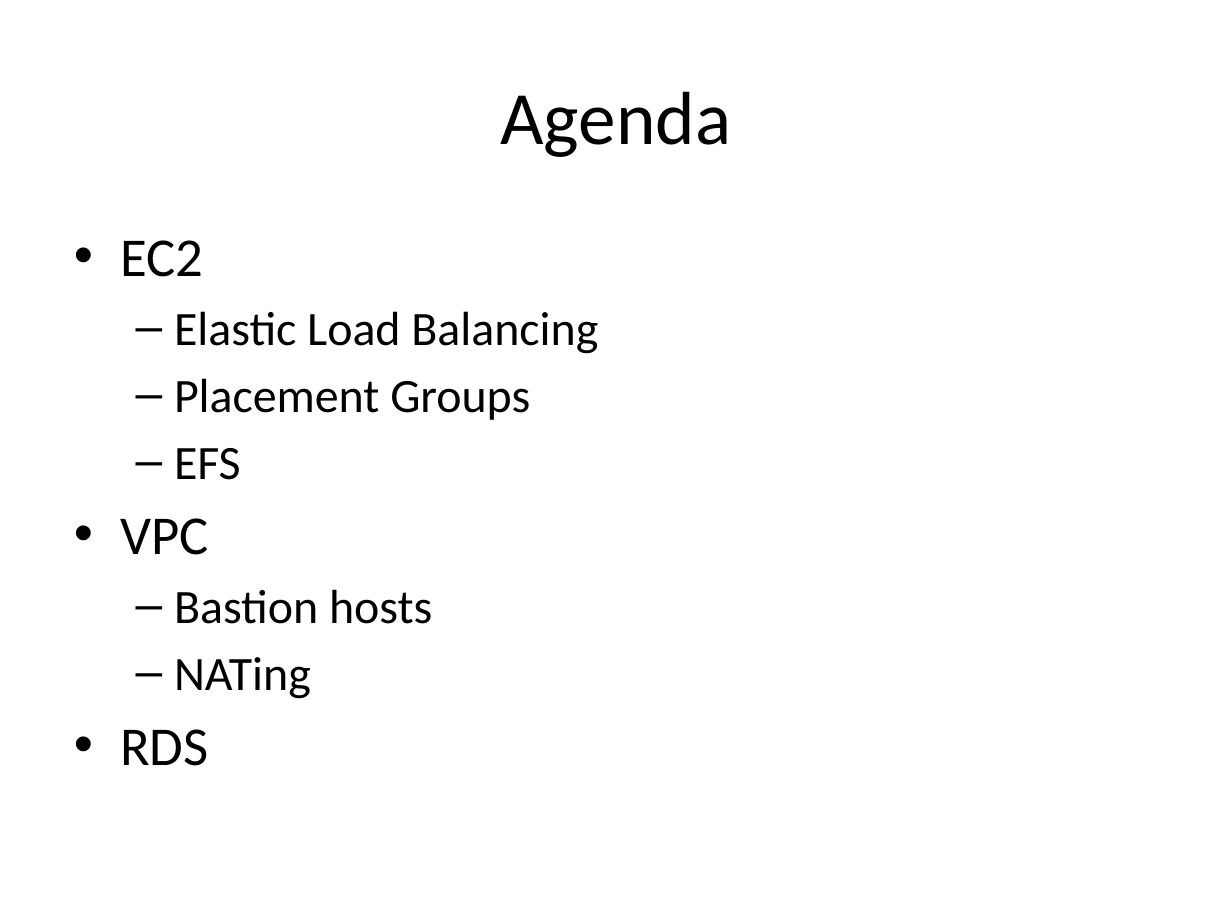
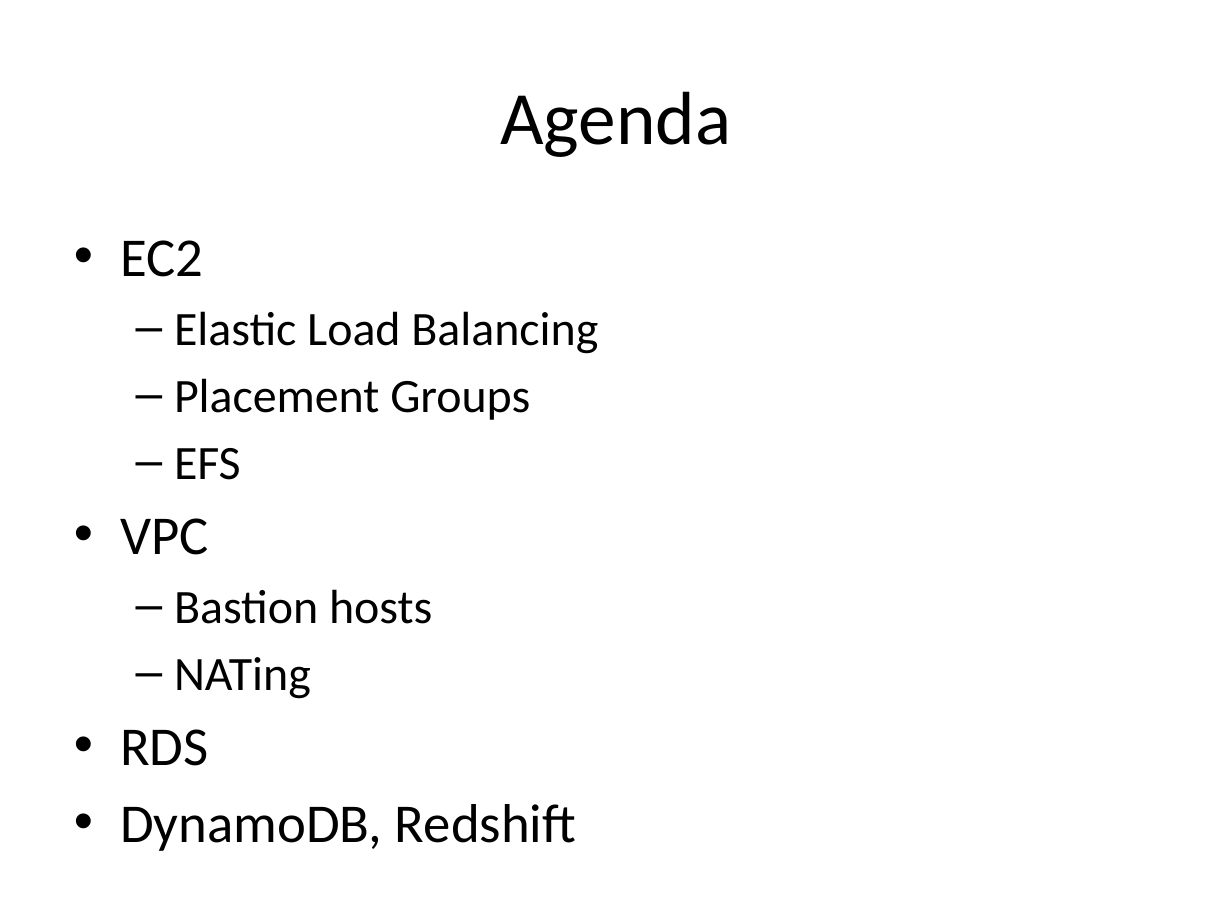
Before and after one commit to jasondbaker/infrastructure-class, a slide deck: slide 2 of infrastructure-week-5.pptx. Drawn at 1232x924 pixels with LibreOffice and Linux fonts; fonts in the diff are those of the drawing. Boxes give left, top, right and bottom in pixels: in the first picture for what was removed or moved away, otherwise in the second. Text is boxed around its words. In the diff, an @@ line names an element or a change of style, - is before the commit and + after.

```diff
--- a/infrastructure-week-5.pptx
+++ b/infrastructure-week-5.pptx
@@ text at (120,804,576,851): paragraph added @@
+• DynamoDB, Redshift
```
Also in this commit, not shown: 3 other slides changed, 8 slides added, 1 other file.
